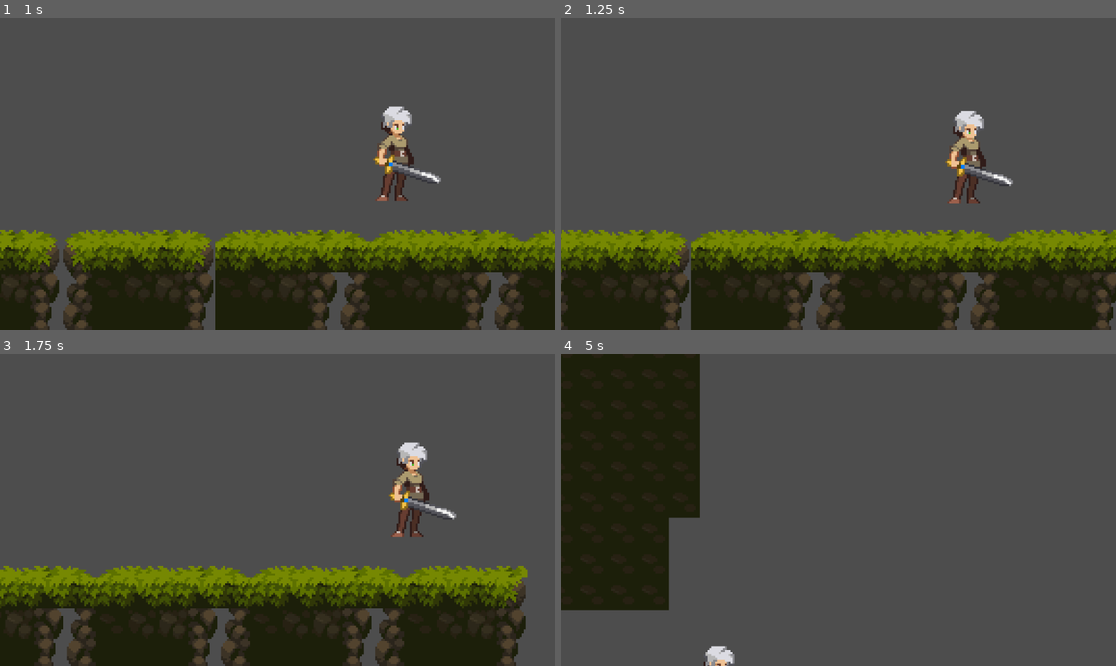
Above: before the commit, frames 1-4 (two rows, left to right).
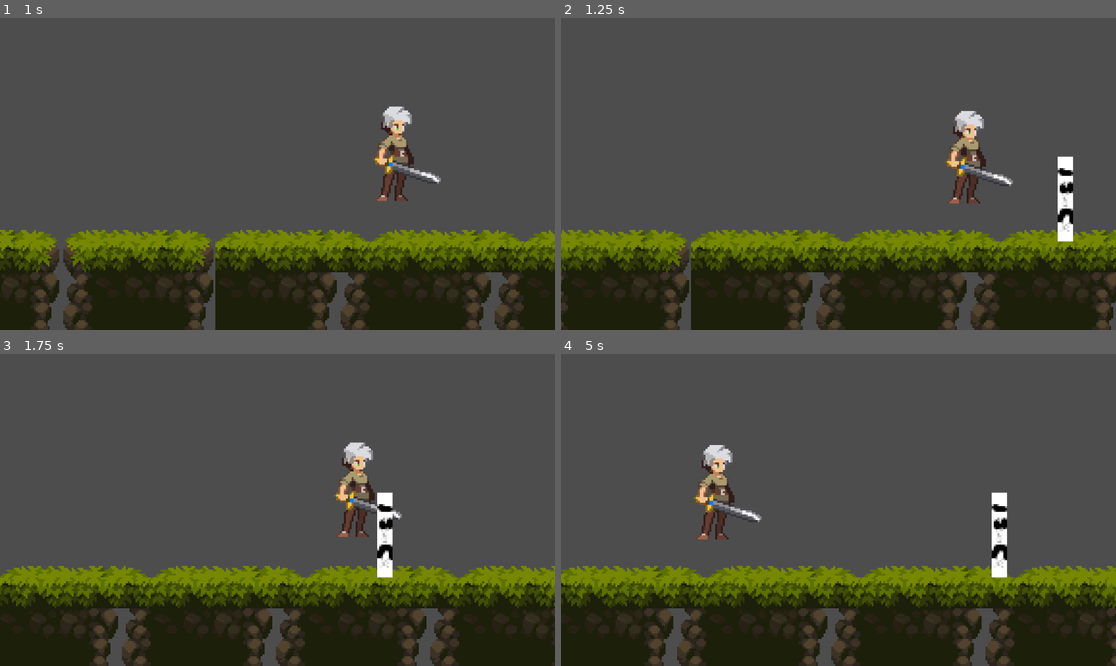
Above: after the commit, the same moments.

Repository: ohyeaaah/sidescroller
Game: Godot game, scene res://Levels/test_level.tscn
The game is run twice, just before and just after one commit, with the same random seed, the same clock (stepped at 60 frames per second) and the same inputs.
Inputs:
- Up to frame 1 (1 s): hold D (right) from 0.53 s (still down); tap Space (jump) at 0.77 s
- Up to frame 2 (1.25 s): keep holding D (right)
- Up to frame 3 (1.75 s): keep holding D (right); tap Space (jump) at 1.52 s
- Up to frame 4 (5 s): release D (right) at 2.03 s; hold A (left) 2.03-2.78 s; hold D (right) 2.78-4.28 s; tap Space (jump) at 3.02, 3.77, 4.52 s; hold A (left) from 4.28 s (still down)

Frame 1 is identical in both runs. In frame 2, 0.8% of the frame differs, in the area x 89-93%, y 44-72%; in frame 3, 18%; in frame 4, 47%, in the area x 0-100%, y 0-100%.

Commit message:
dummy enemy

Diff:
--- /dev/null
+++ b/ror_clone/Characters/enemy_1.gd
@@ -0,0 +1,15 @@
+extends entity
+var rng = RandomNumberGenerator.new()
+
+# Called when the node enters the scene tree for the first time.
+func _ready():
+	pass # Replace with function body.
+
+
+# Called every frame. 'delta' is the elapsed time since the previous frame.
+func _process(delta):
+	if not direction:
+		direction = rng.randf_range(-1, 1)
+	else:
+		direction = null
+	move(delta, direction)
--- /dev/null
+++ b/ror_clone/Characters/enemy_1.tscn
@@ -0,0 +1,17 @@
+[gd_scene load_steps=4 format=3 uid="uid://df5yt87q1b3qo"]
+
+[ext_resource type="Script" path="res://Characters/enemy_1.gd" id="1_0mxs7"]
+[ext_resource type="Texture2D" uid="uid://b6x0iaxasb4rg" path="res://art/enemy.png" id="1_r8nut"]
+
+[sub_resource type="CapsuleShape2D" id="CapsuleShape2D_muipe"]
+radius = 4.0
+height = 44.0
+
+[node name="enemy" type="CharacterBody2D"]
+script = ExtResource("1_0mxs7")
+
+[node name="Sprite2D" type="Sprite2D" parent="."]
+texture = ExtResource("1_r8nut")
+
+[node name="CollisionShape2D" type="CollisionShape2D" parent="."]
+shape = SubResource("CapsuleShape2D_muipe")
--- a/ror_clone/Characters/entity.gd
+++ b/ror_clone/Characters/entity.gd
@@ -4,6 +4,10 @@
 @export var speed : float = 200.0
 @export var jump_velocity : float = -150.0
 @export var double_jump_velocity : float = -100.0
+@export var health: float = 100
+
+#var vision = get_world_2d().direct_space_state
+#var fov = get_viewport().size
 
 var direction
 
@@ -36,6 +40,10 @@
 			has_double_jumped = true
 #handles moving
 
+func entity_check(pos):
+
+	pass
+
 
 # Called every frame. 'delta' is the elapsed time since the previous frame.
 func physics_process(delta):
--- a/ror_clone/Levels/test_level.tscn
+++ b/ror_clone/Levels/test_level.tscn
@@ -1,8 +1,9 @@
-[gd_scene load_steps=6 format=3 uid="uid://c8tfwu6gdmpvv"]
+[gd_scene load_steps=7 format=3 uid="uid://c8tfwu6gdmpvv"]
 
 [ext_resource type="Texture2D" uid="uid://bsvksbqmnchm5" path="res://art/Legacy-Fantasy - High Forest 2.3/Assets/Tiles.png" id="1_wqpfx"]
 [ext_resource type="Script" path="res://Characters/entity.gd" id="2_brugl"]
 [ext_resource type="PackedScene" uid="uid://dcimtq0b3fmmj" path="res://Characters/player.tscn" id="2_cyri2"]
+[ext_resource type="PackedScene" uid="uid://df5yt87q1b3qo" path="res://Characters/enemy_1.tscn" id="4_j7l8i"]
 
 [sub_resource type="TileSetAtlasSource" id="TileSetAtlasSource_7qarp"]
 texture = ExtResource("1_wqpfx")
@@ -1446,3 +1447,6 @@
 
 [node name="RemoteTransform2D" type="RemoteTransform2D" parent="entity/Player"]
 remote_path = NodePath("../../../Camera2D")
+
+[node name="CharacterBody2D" parent="." instance=ExtResource("4_j7l8i")]
+position = Vector2(243, -2)
Binary file added: ror_clone/art/enemy.png
Not shown, added: ror_clone/art/enemy.png.import
Not shown, added: ror_clone/entity_engine_changelog.txt
